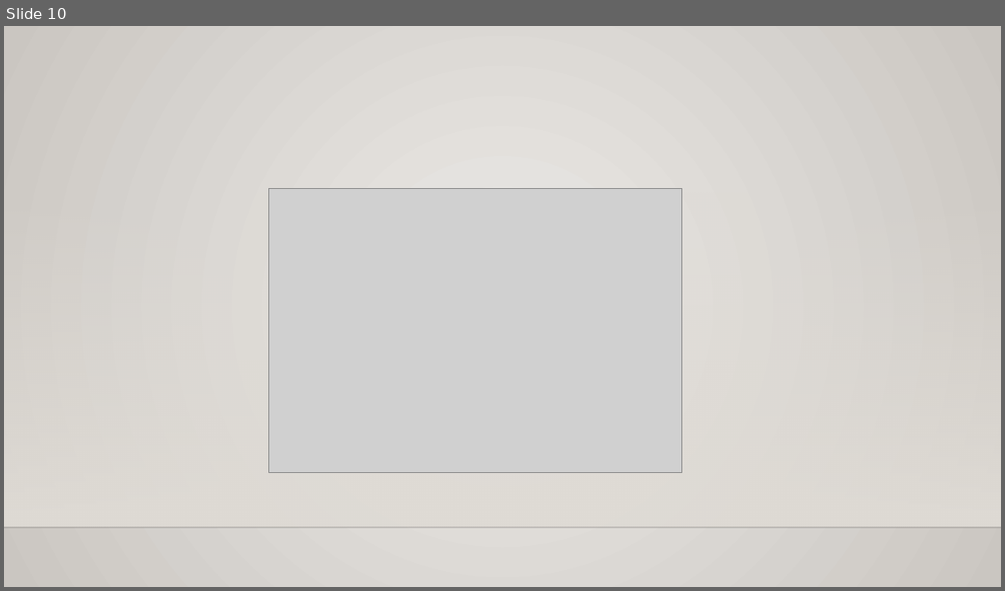
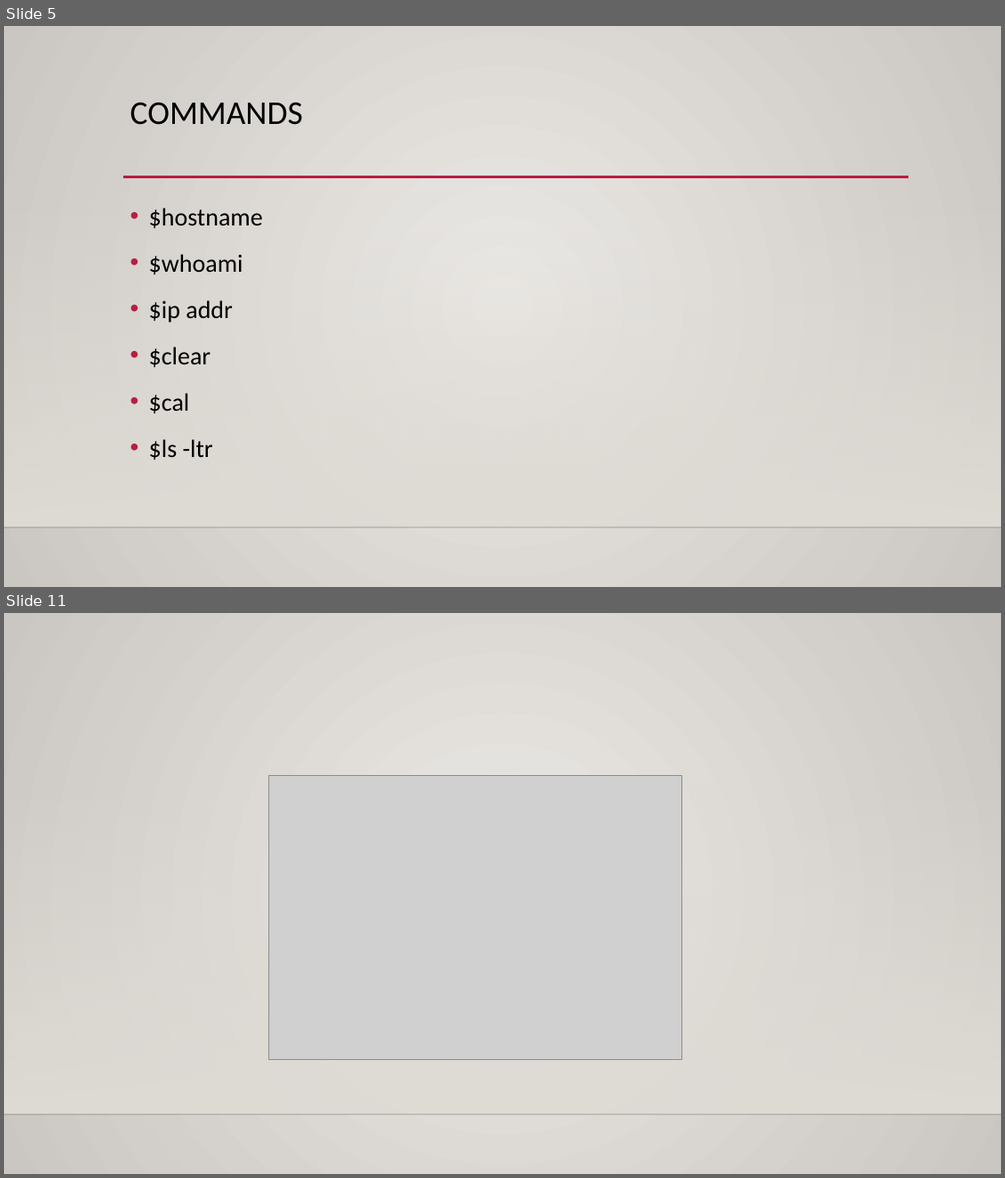
Before and after one commit to sushmithakongi/Infobell-Openshift-Daily-Work, a slide deck: Git And GitHub.pptx. Shown one above the other, each under a label of ours: slide 10 before the commit, slides 5 and 11 after it; the slides between them are not shown. The pictures are 1005x591 and 1005x1178 pixels, drawn with LibreOffice and Linux fonts; fonts in the diff are those of the drawing; grey boxes stand for pictures; background and template pictures are left out. Boxes give left, top, right and bottom in pixels: in the first picture for what was removed or moved away, otherwise in the second. Text is boxed around its words. In the diff, an @@ line names an element or a change of style, - is before the commit and + after.

```diff
--- a/Git And GitHub.pptx
+++ b/Git And GitHub.pptx
@@ slide 5 added at [4,26,1001,587], background gradient #ECEAE7 to #CAC7C1; not listed: 2 template elements that a slide beside it also shows @@
@@ title added at [130,102,303,125], 32 pt, text #000000 @@
+COMMANDS
@@ line added from (123, 177) to (909, 177), #B71E42 2.5 pt @@
@@ text added at [149,208,263,459], 24 pt, text #000000 @@
+• $hostname
+• $whoami
+• $ip addr
+• $clear
+• $cal
+• $ls -ltr
@@ what was slide 10 is now slide 11 @@
```
Also in this commit, not shown: 2 slides changed, 7 other slides added, 7 slides removed, 1 other file.
